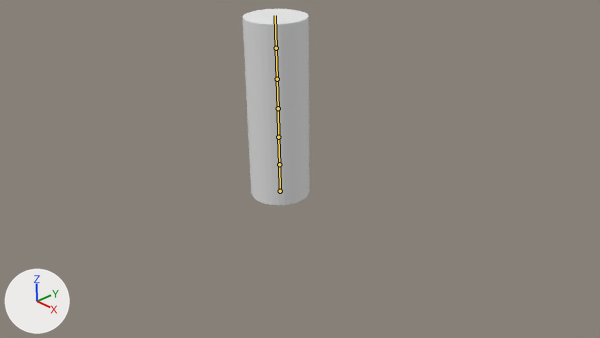
A saved change to the Blender file new_mesh_building/fbx2obj/newPlayer.blend.
Before and after are seen from the file's camera 'Camera'. The axes (+X, +Y, +Z) are drawn at lower left. The lights are the same throughout. The bones that bend it are drawn over the model as lines.
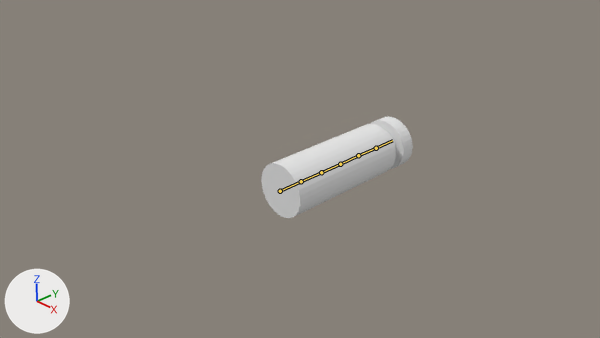
The newer file adds an action. The first version stands in its rest pose; the second is drawn at frame 1 of the action 'ArmatureAction.003'.

The edits, one by one:
Bone 'Bone' (bone_bone) turns from (0, 0, 0) to (-90, 0, 0) degrees about its own x, y and z.
Bone 'Bone.006' (bone_bone_006) turns from (0, 0, 0) to (0, 90, 0) degrees about its own x, y and z.

Pixel boxes [x1, y1, x2, y2] of what changed, in the pictures (600 x 338 px):
'Cylinder', posed (125% wider, 48% shorter): before [242, 9, 309, 205]; after [261, 117, 413, 218]
bone 'Bone', root to tip: before (280, 191) to (279, 164); after (280, 191) to (301, 181)
bone 'Bone.006', root to tip: before (276, 48) to (275, 15); after (376, 148) to (392, 140)
